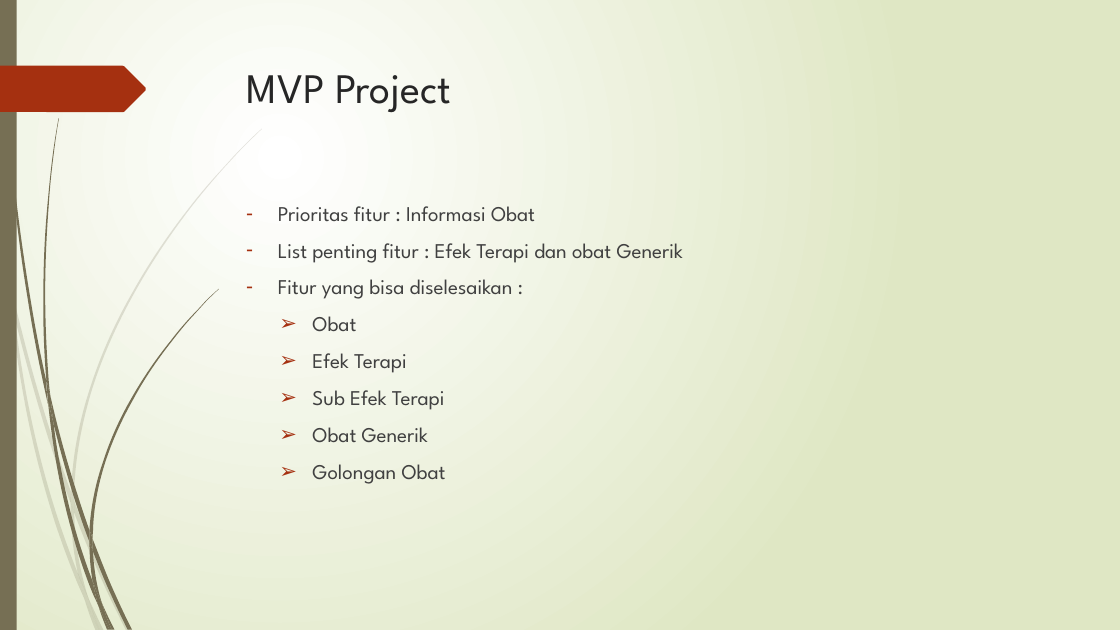
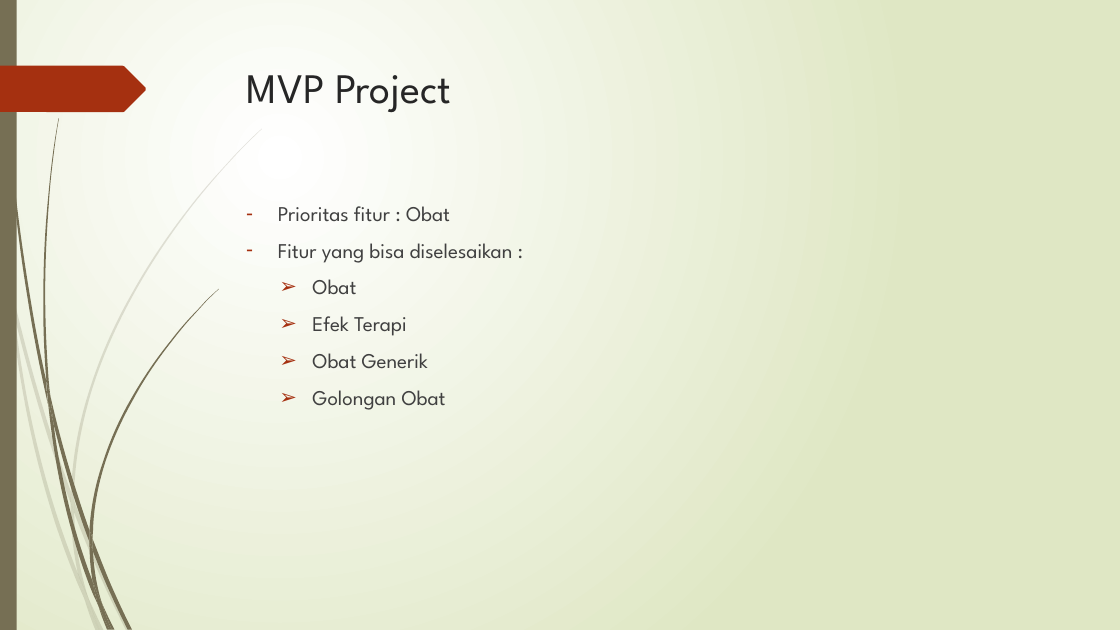
Before and after one commit to Alzetar/MiniProject-ISO-Alzeta-Rosdyana, a slide deck: slide 3 of Informasi Spesialite Obat.pptx. Drawn at 1120x630 pixels with LibreOffice and Linux fonts; fonts in the diff are those of the drawing. Boxes give left, top, right and bottom in pixels: in the first picture for what was removed or moved away, otherwise in the second. Text is boxed around its words. In the diff, an @@ line names an element or a change of style, - is before the commit and + after.

```diff
--- a/Informasi Spesialite Obat.pptx
+++ b/Informasi Spesialite Obat.pptx
@@ text at [278, 206, 450, 222]: text changed @@
-– Prioritas fitur : Informasi Obat
-– List penting fitur : Efek Terapi dan obat Generik
+– Prioritas fitur : Obat
@@ text at [312, 390, 445, 410]: paragraph removed @@
-➢ Sub Efek Terapi
```
Also in this commit, not shown: 3 other slides changed, 2 slides added, 12 other files.
